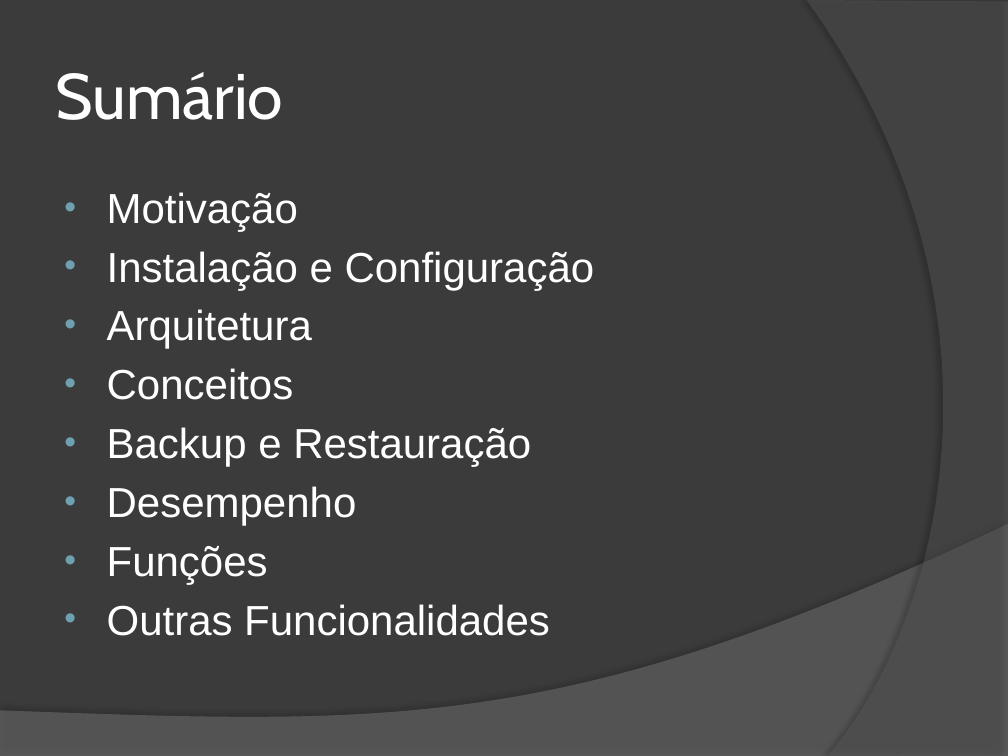
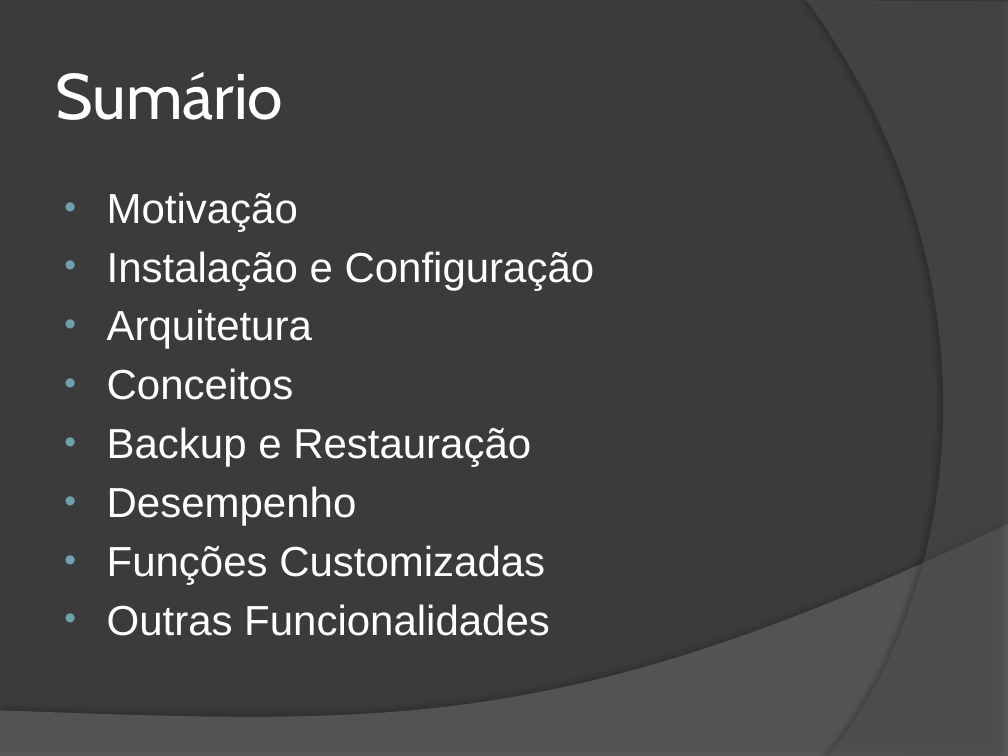
Before and after one commit to wind39/wind39.github.io, a slide deck: slide 3 of curso/modulo3capitulo5.pptx. Drawn at 1008x756 pixels with LibreOffice and Linux fonts; fonts in the diff are those of the drawing. Boxes give left, top, right and bottom in pixels: in the first picture for what was removed or moved away, otherwise in the second. Text is boxed around its words. In the diff, an @@ line names an element or a change of style, - is before the commit and + after.

```diff
--- a/curso/modulo3capitulo5.pptx
+++ b/curso/modulo3capitulo5.pptx
@@ text at (x1=107, y1=545, x2=545, y2=584): text changed @@
-• Funções
+• Funções Customizadas
```
Also in this commit, not shown: 7 other slides changed, 7 slides added, 4 other files.
